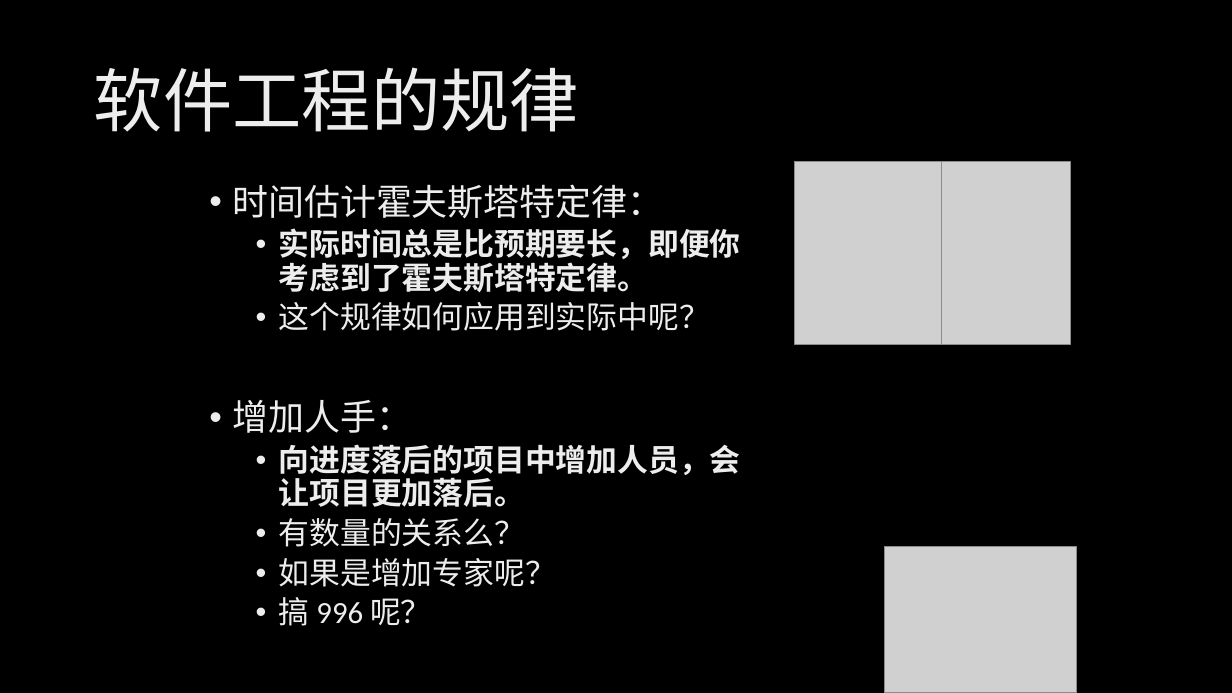
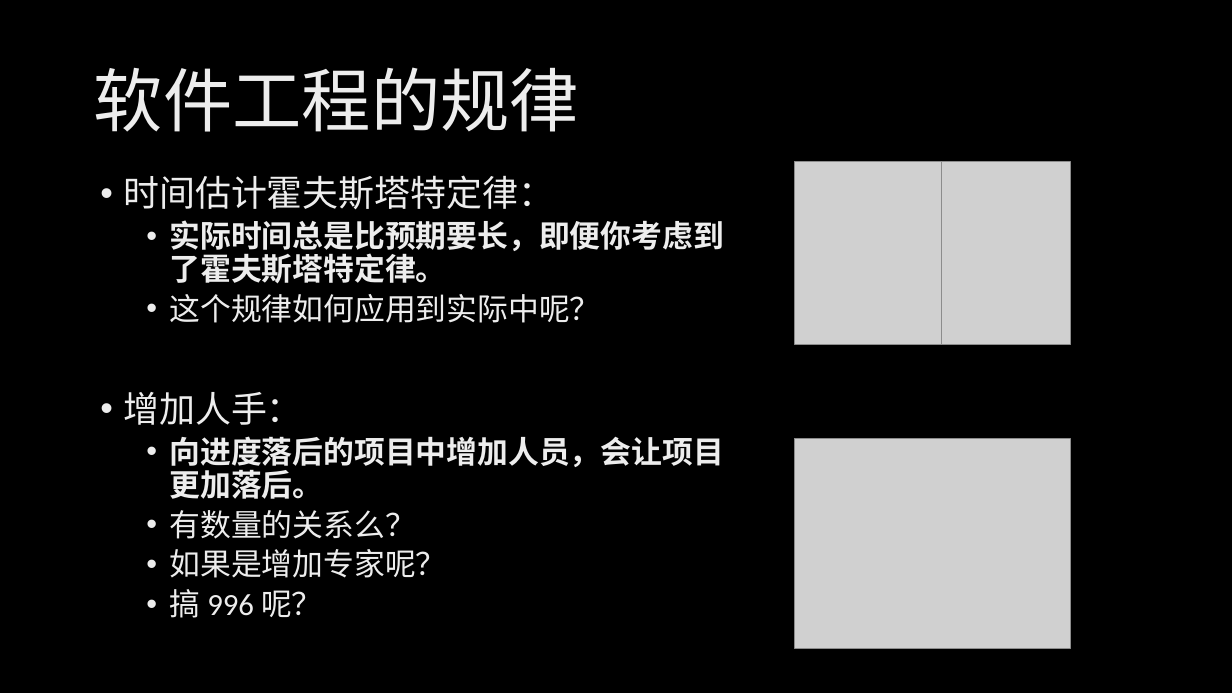
Before and after one commit to xinase/ASE, a slide deck: slide 50 of chapter1/ASE_1_SoftwareEngineering.pptx (slide 49 before the commit). Drawn at 1232x693 pixels with LibreOffice and Linux fonts; fonts in the diff are those of the drawing; grey boxes stand for pictures; background and template pictures are left out. Boxes give left, top, right and bottom in pixels: in the first picture for what was removed or moved away, otherwise in the second. Text is boxed around its words. In the diff, an @@ line names an element or a change of style, - is before the commit and + after.

```diff
--- a/chapter1/ASE_1_SoftwareEngineering.pptx
+++ b/chapter1/ASE_1_SoftwareEngineering.pptx
@@ text "时间估计霍夫斯塔特定律：" rewrapped from (x1=233, y1=184, x2=741, y2=626) to (x1=123, y1=175, x2=724, y2=618) @@
@@ picture resized from (x1=884, y1=547, x2=1077, y2=693) to (x1=795, y1=439, x2=1070, y2=649) @@
```
Also in this commit, not shown: 10 other slides changed, 1 slide added, 1 other file.
